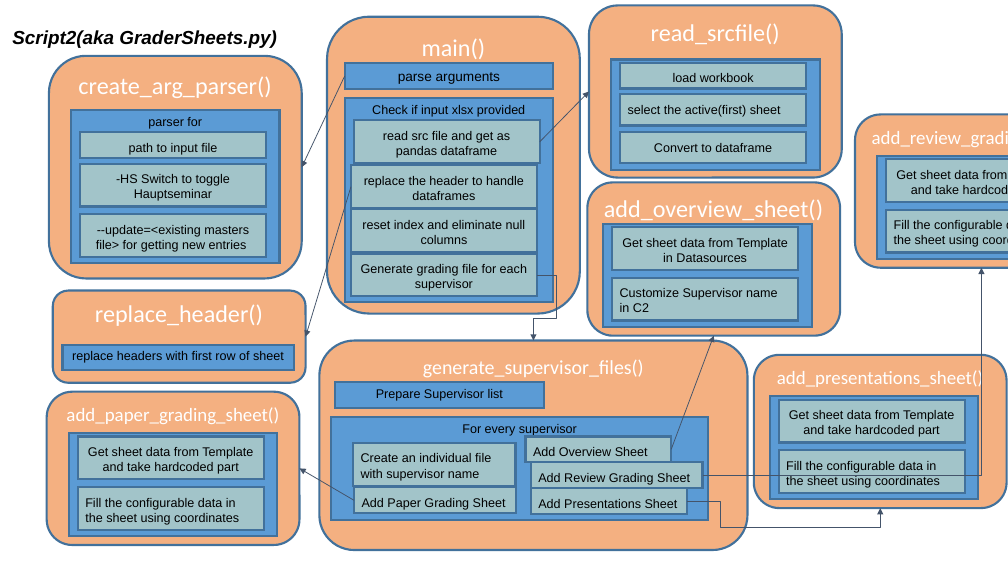
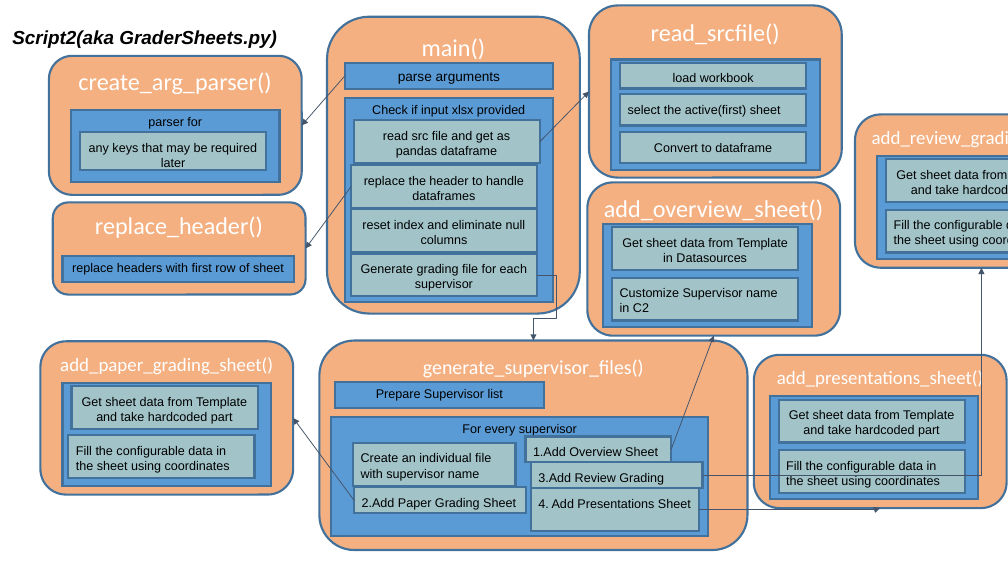
Before and after one commit to mRse7enNIT/EDA-Seminar-Organization-Grading, a slide deck: slide 3 of Documentation/Project-structure-graphical.pptx. Drawn at 1008x567 pixels with LibreOffice and Linux fonts; fonts in the diff are those of the drawing. Boxes give left, top, right and bottom in pixels: in the first picture for what was removed or moved away, otherwise in the second. Text is boxed around its words. In the diff, an @@ line names an element or a change of style, - is before the commit and + after.

```diff
--- a/Documentation/Project-structure-graphical.pptx
+++ b/Documentation/Project-structure-graphical.pptx
@@ rounded rectangle "create_arg_parser()": place and size @@
-rounded rectangle "create_arg_parser()" at [49, 56, 302, 278]
+rounded rectangle "create_arg_parser()" at [49, 56, 302, 195]
@@ arrow moved from (345, 76) - (302, 167) to (345, 76) - (302, 126) @@
@@ rectangle "parser for": place and size @@
-rectangle "parser for" at [71, 110, 280, 263]
+rectangle "parser for" at [71, 110, 280, 182]
@@ rectangle removed at [80, 132, 266, 158] @@
-path to input file
@@ rectangle added at [80, 132, 266, 170], fill #A2C4C9, outline #42719B 2 pt, 12 pt, text #000000 @@
+any keys that may be required later
@@ rectangle removed at [80, 163, 266, 206] @@
--HS Switch to toggle Hauptseminar
@@ rounded rectangle "replace_header()": place and size @@
-rounded rectangle "replace_header()" at [53, 290, 306, 383]
+rounded rectangle "replace_header()" at [53, 203, 306, 295]
@@ arrow moved from (351, 187) - (306, 337) to (351, 187) - (306, 249) @@
@@ rectangle removed at [80, 214, 266, 257] @@
---update=<existing masters file> for getting new entries
@@ rectangle "replace headers with first row ...": place and size @@
-rectangle "replace headers with first row ..." at [63, 345, 294, 371]
+rectangle "replace headers with first row ..." at [63, 256, 294, 282]
@@ 2 rectangles, 1 rounded rectangle: place and size @@
-2 rectangles, 1 rounded rectangle at [47, 392, 299, 545]
+2 rectangles, 1 rounded rectangle at [40, 341, 293, 495]
@@ arrow moved from (354, 501) - (299, 469) to (354, 501) - (293, 418) @@
@@ rectangle "For every supervisor": place and size @@
-rectangle "For every supervisor" at [331, 417, 708, 520]
+rectangle "For every supervisor" at [331, 417, 708, 536]
@@ rectangle "Fill the configurable data in ...": place and size @@
-rectangle "Fill the configurable data in ..." at [78, 487, 264, 530]
+rectangle "Fill the configurable data in ..." at [68, 436, 254, 479]
@@ text in rectangle at [533, 447, 658, 456]: text changed @@
-Add Overview Sheet
+1.Add Overview Sheet
@@ text in rectangle at [538, 473, 664, 500]: text changed @@
-Add Review Grading Sheet
+3.Add Review Grading Sheet
@@ rectangle "2.Add Paper Grading Sheet": place and size @@
-rectangle "2.Add Paper Grading Sheet" at [354, 488, 516, 513]
+rectangle "2.Add Paper Grading Sheet" at [354, 488, 526, 513]
@@ text in rectangle at [362, 498, 516, 510]: text changed @@
-Add Paper Grading Sheet
+2.Add Paper Grading Sheet
@@ rectangle "4. Add Presentations Sheet": place and size @@
-rectangle "4. Add Presentations Sheet" at [531, 488, 687, 514]
+rectangle "4. Add Presentations Sheet" at [531, 488, 699, 532]
@@ text in rectangle at [538, 499, 691, 508]: text changed @@
-Add Presentations Sheet
+4. Add Presentations Sheet
@@ elbow arrow moved from (687, 501) - (880, 508) to (699, 510) - (880, 508) @@
```
Also in this commit, not shown: 1 other slide changed, 1 other file.
